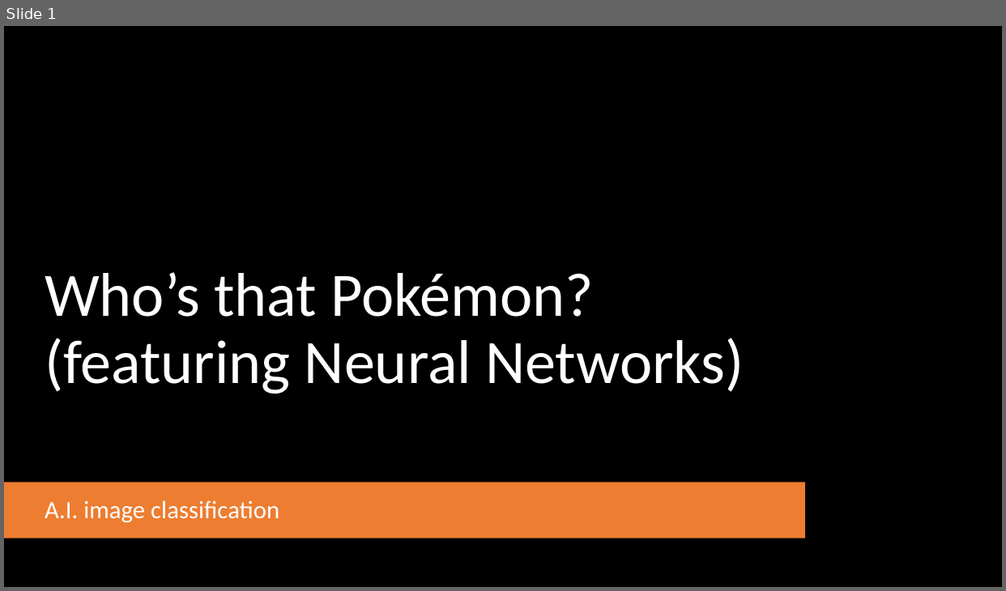
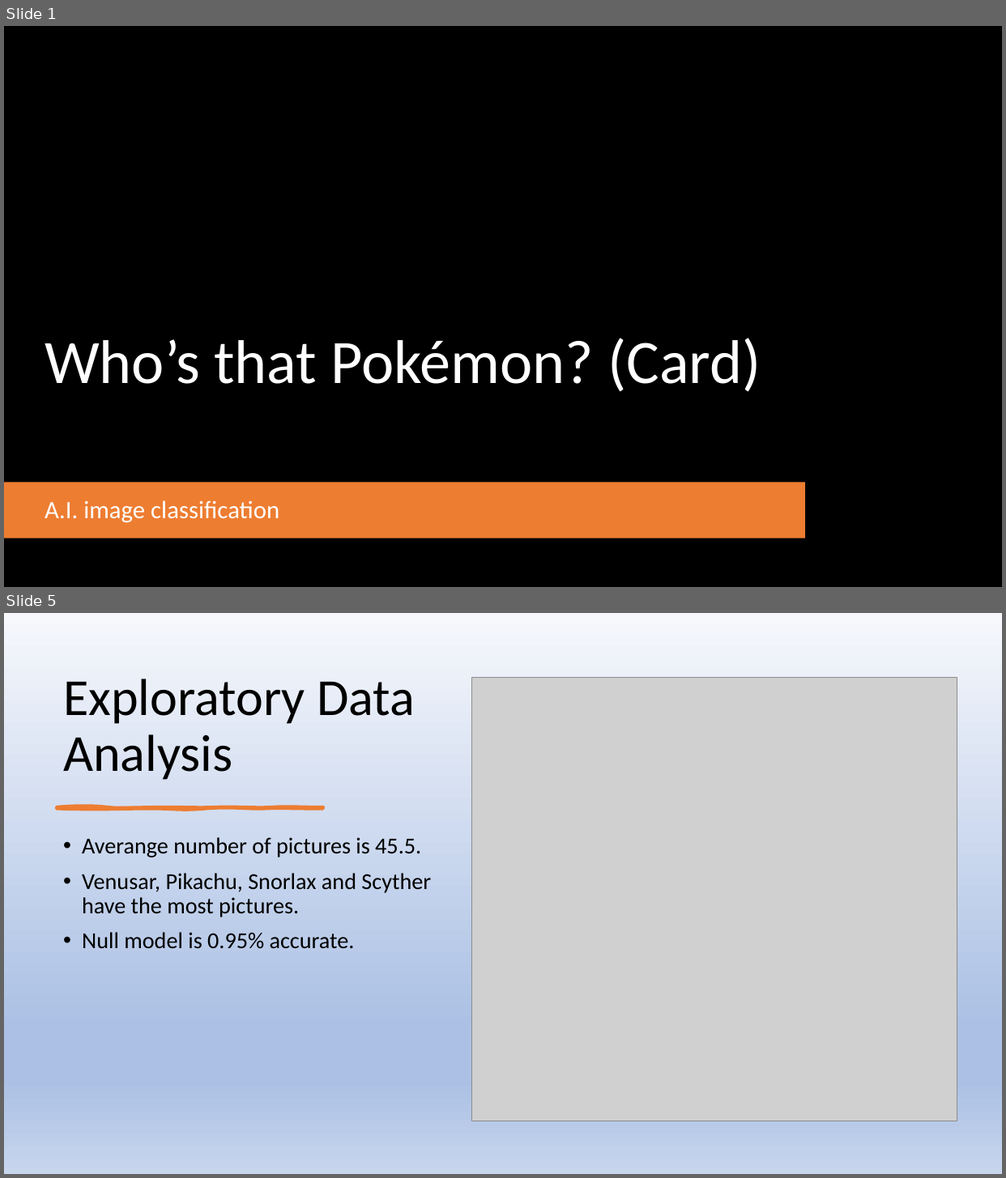
Before and after one commit to marcjreid/dsir-capstone-project, a slide deck: Capstone Presentation.pptx. Shown one above the other, each under a label of ours: slide 1 before the commit, slides 1 and 5 after it; the slides between them are not shown. The pictures are 1006x591 and 1006x1178 pixels, drawn with LibreOffice and Linux fonts; fonts in the diff are those of the drawing; grey boxes stand for pictures; background and template pictures are left out. Boxes give left, top, right and bottom in pixels: in the first picture for what was removed or moved away, otherwise in the second. Text is boxed around its words. In the diff, an @@ line names an element or a change of style, - is before the commit and + after.

```diff
--- a/Capstone Presentation.pptx
+++ b/Capstone Presentation.pptx
@@ slide 5 added at (x1=4, y1=613, x2=1002, y2=1174), background gradient #F6F8FC to #ABC0E4 to #C7D5ED @@
@@ title added at (x1=63, y1=679, x2=415, y2=780), 50 pt, text #000000 @@
+Exploratory Data Analysis
@@ picture added at (x1=472, y1=677, x2=957, y2=1122) @@
@@ freeform shape added at (x1=57, y1=807, x2=323, y2=809), fill #ED7D31, outline #ED7D31 3 pt @@
@@ text added at (x1=82, y1=837, x2=431, y2=949), 22 pt, text #000000 @@
+• Averange number of pictures is 45.5.
+• Venusar, Pikachu, Snorlax and Scyther have the most pictures.
+• Null model is 0.95% accurate.
@@ slide 1 changed as well @@
@@ title at (x1=44, y1=338, x2=761, y2=392): text changed @@
-Who’s that Pokémon? (featuring Neural Networks)
+Who’s that Pokémon? (Card)
```
Also in this commit, not shown: 1 other slide changed, 7 other slides added, 3 slides removed, 3 other files.
